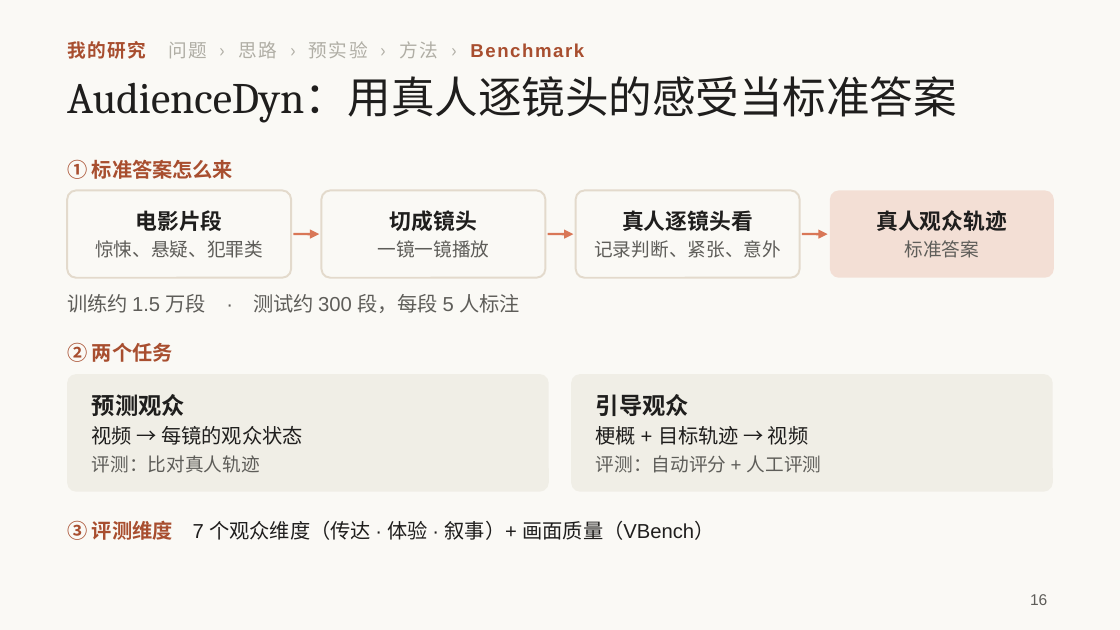
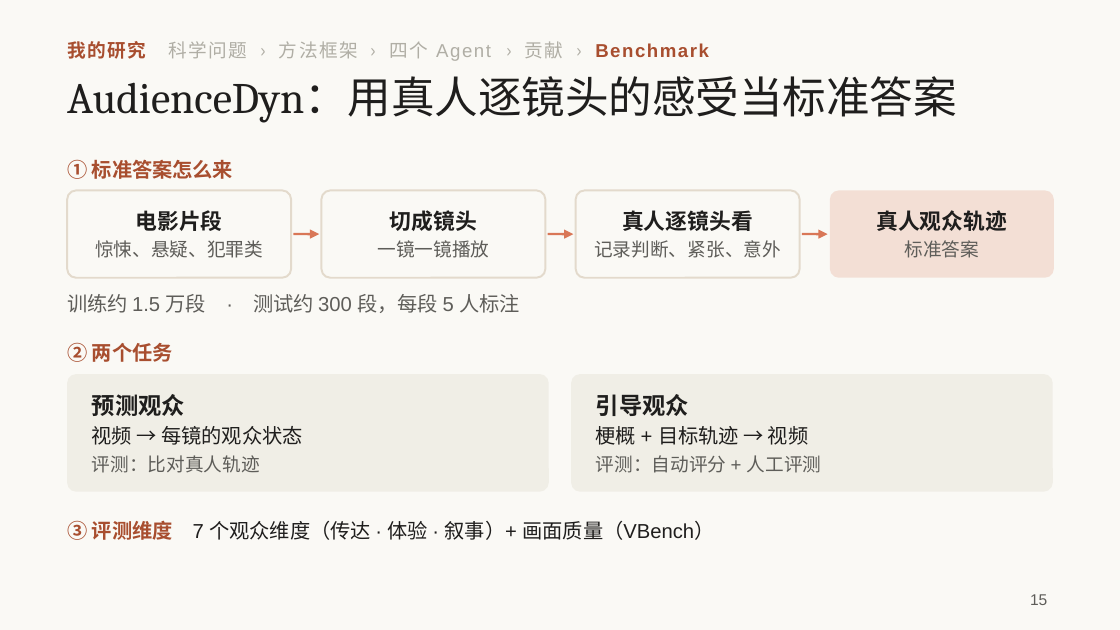
Before and after one commit to irving-2222/ICML, a slide deck: slide 15 of talk/研究分享_从多智能体协作到自进化.pptx (slide 16 before the commit). Drawn at 1120x630 pixels with LibreOffice and Linux fonts; fonts in the diff are those of the drawing. Boxes give left, top, right and bottom in pixels: in the first picture for what was removed or moved away, otherwise in the second. Text is boxed around its words. In the diff, an @@ line names an element or a change of style, - is before the commit and + after.

```diff
--- a/talk/研究分享_从多智能体协作到自进化.pptx
+++ b/talk/研究分享_从多智能体协作到自进化.pptx
@@ text at (x1=67, y1=41, x2=709, y2=61): text changed; text colour #A84E2F to #B0AEA5; bold off @@
-我的研究 问题 › 思路 › 预实验 › 方法 › Benchmark
+我的研究 科学问题 › 方法框架 › 四个 Agent › 贡献 › Benchmark
```
Also in this commit, not shown: 5 other slides changed, 3 slides added, 4 slides removed, 1 other file.
